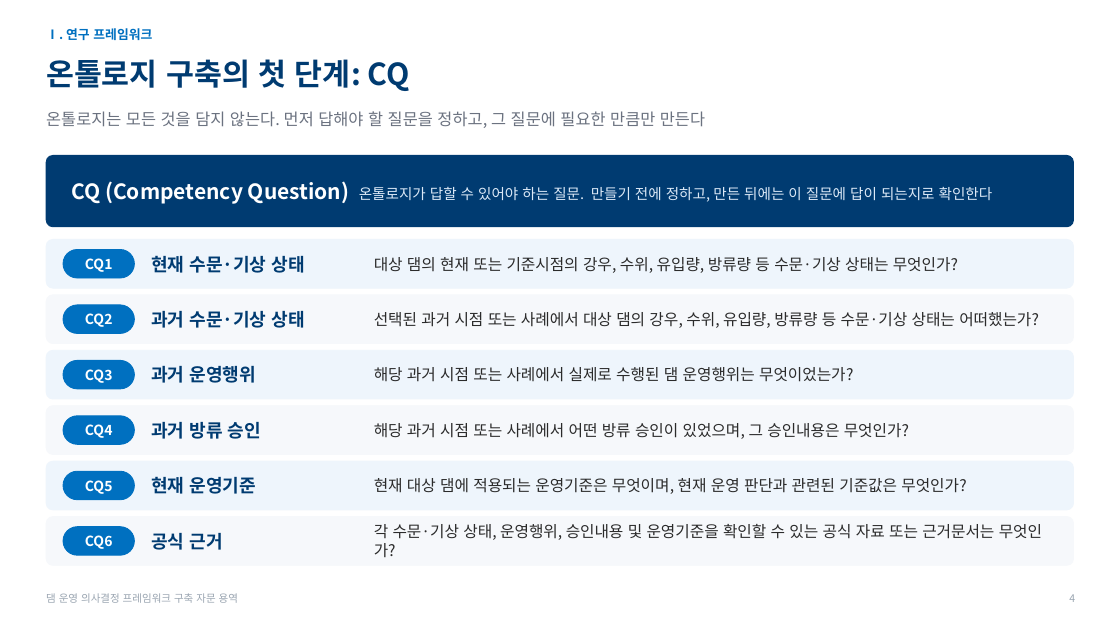
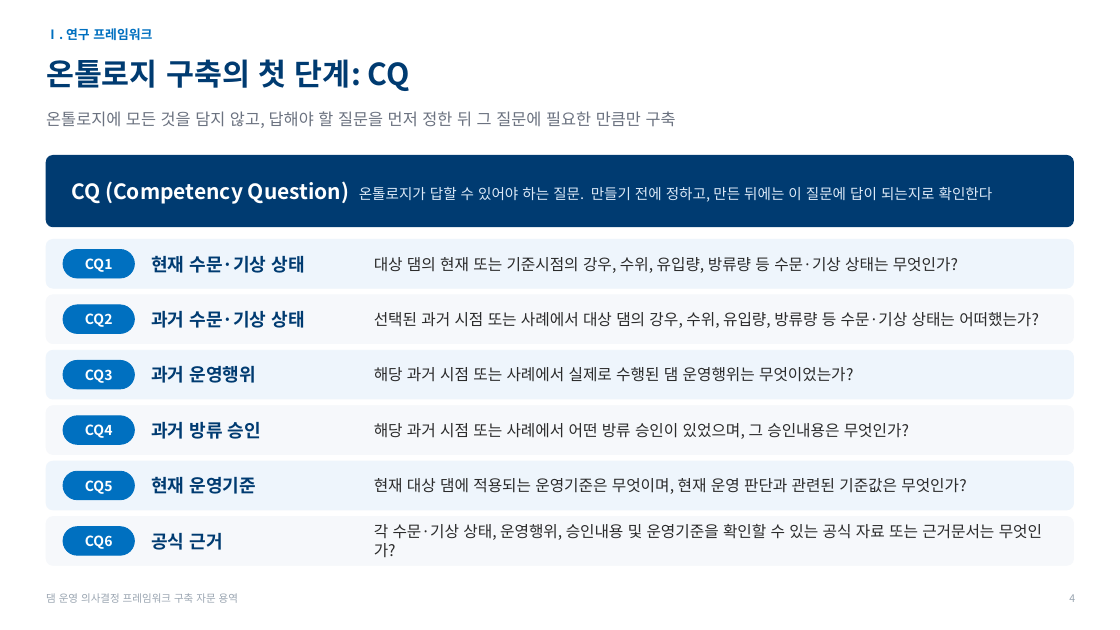
Before and after one commit to mkm1119/KGRAG-LLM, a slide deck: slide 4 of project_khnp/2026.11.26_한강수력본부_발표자료_초안.pptx. Drawn at 1120x630 pixels with LibreOffice and Linux fonts; fonts in the diff are those of the drawing; background and template pictures are left out. Boxes give left, top, right and bottom in pixels: in the first picture for what was removed or moved away, otherwise in the second. Text is boxed around its words. In the diff, an @@ line names an element or a change of style, - is before the commit and + after.

```diff
--- a/project_khnp/2026.11.26_한강수력본부_발표자료_초안.pptx
+++ b/project_khnp/2026.11.26_한강수력본부_발표자료_초안.pptx
@@ text at [46, 111, 676, 128]: text changed @@
-온톨로지는 모든 것을 담지 않는다. 먼저 답해야 할 질문을 정하고, 그 질문에 필요한 만큼만 만든다
+온톨로지에 모든 것을 담지 않고, 답해야 할 질문을 먼저 정한 뒤 그 질문에 필요한 만큼만 구축
```
Also in this commit, not shown: 5 other slides changed, 1 other file.
